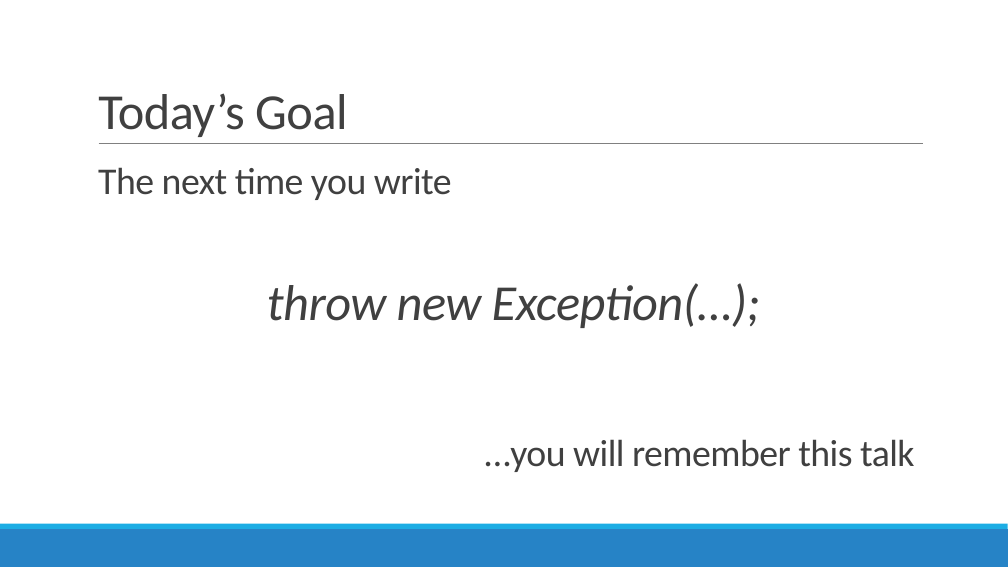
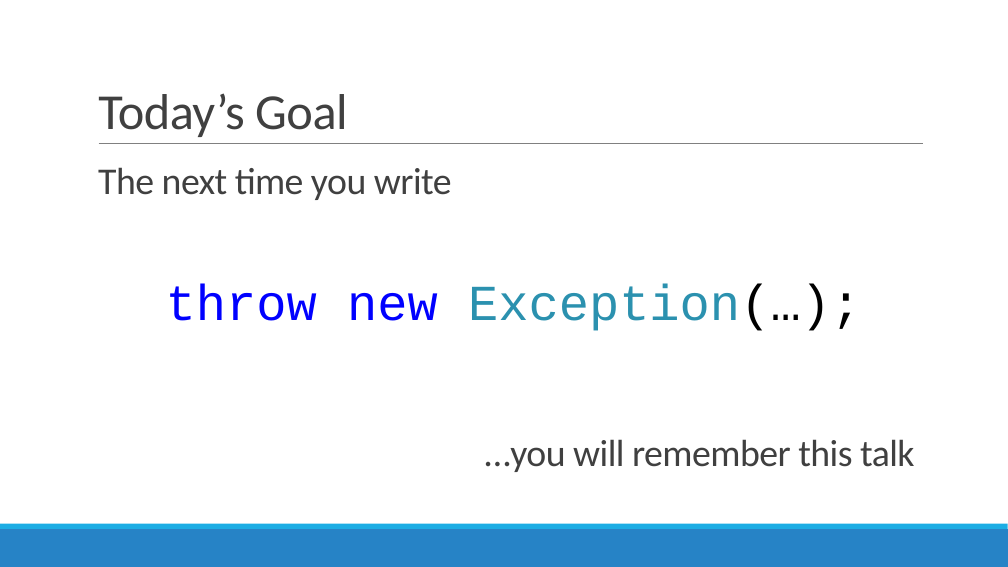
Before and after one commit to jamesrcounts/ExceptionalTalk, a slide deck: slide 4 of Exceptional Exceptions.pptx. Drawn at 1008x567 pixels with LibreOffice and Linux fonts; fonts in the diff are those of the drawing. Boxes give left, top, right and bottom in pixels: in the first picture for what was removed or moved away, otherwise in the second. Text is boxed around its words. In the diff, an @@ line names an element or a change of style, - is before the commit and + after.

Commit message:
Formatting

```diff
--- a/Exceptional Exceptions.pptx
+++ b/Exceptional Exceptions.pptx
@@ text "throw new Exception(…);" at [166, 283, 861, 331]: font Calibri to Courier New, highlight none to #FFFFFF, letter spacing -0.5 to 0 pt, italic off; text colour #404040 to #0000FF in "throw new"; text colour #404040 to #2B91AF, text colour #404040 to #000000 in "Exception(…);" @@
```
